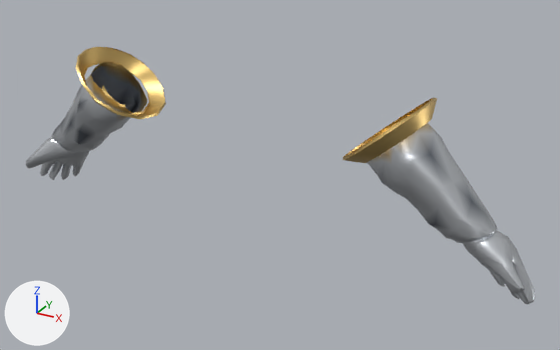
Renders of the glTF model assets_src/armor/aydor_1/heavy_b_hands.glb from each side of a commit.
One viewpoint serves both versions: a 50 mm lens placed at (0.811, -1.266, 1.652), pointed at (0.072, 0.079, 0.98). The axes (+X, +Y, +Z) are drawn at lower left. The lights are the same throughout. The older version comes first. Vertices at exactly the same position are counted once.

The scene before the commit, as lines of its bpy script (objects in view):
```python
me_heavy_b_hands = bpy.data.meshes.new('heavy_b_hands')
me_heavy_b_hands.from_pydata(...)  # 848 vertices, 1555 faces; spans x -0.634..0.629, y -0.057..0.164, z 0.815..1.207
me_heavy_b_hands.materials.append(mat_metal)
ob_heavy_b_hands = bpy.data.objects.new('heavy_b_hands', me_heavy_b_hands)
ob_heavy_b_hands.location = (0.0, 0.0, 0.0)
```
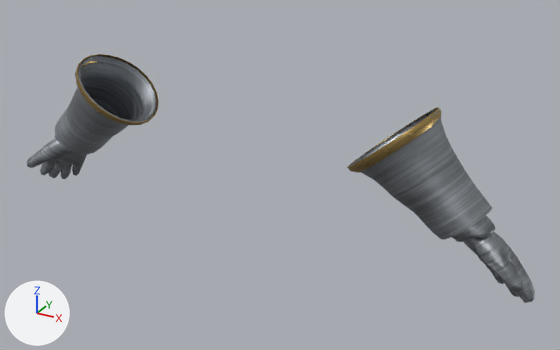
The change, as a diff of the scene's bpy script:
```diff
--- a/assets_src/armor/aydor_1/heavy_b_hands.glb.py
+++ b/assets_src/armor/aydor_1/heavy_b_hands.glb.py
@@ img_steel_n_png @@
+img_steel_n_png = load_image('steel_n.png', '../textures/steel_n.png', 256, 256, 'Non-Color')
@@ img_steel_c_png @@
+img_steel_c_png = load_image('steel_c.png', '../textures/steel_c.png', 256, 256, 'sRGB')
@@ img_steel_orm_png @@
+img_steel_orm_png = load_image('steel_orm.png', '../textures/steel_orm.png', 256, 256, 'Non-Color')
@@ img_trim_orm_png @@
+img_trim_orm_png = load_image('trim_orm.png', '../textures/trim_orm.png', 128, 64, 'Non-Color')
@@ img_trim_n_png @@
+img_trim_n_png = load_image('trim_n.png', '../textures/trim_n.png', 128, 64, 'Non-Color')
@@ img_trim_c_png @@
+img_trim_c_png = load_image('trim_c.png', '../textures/trim_c.png', 128, 64, 'sRGB')
@@ mat_steel @@
+mat_steel = bpy.data.materials.new('steel')
+# uses the picture img_steel_c_png
+# uses the picture img_steel_n_png
+# uses the picture img_steel_orm_png
@@ mat_trim @@
+mat_trim = bpy.data.materials.new('trim')
+# uses the picture img_trim_c_png
+# uses the picture img_trim_n_png
+# uses the picture img_trim_orm_png
@@ me_heavy_b_hands @@
 # used by ob_heavy_b_hands; location = (0.0, 0.0, 0.0)
-me_heavy_b_hands.from_pydata(...)  # 848 vertices, 1555 faces; spans x -0.634..0.629, y -0.057..0.164, z 0.815..1.207
-me_heavy_b_hands.materials.append(mat_metal)
+me_heavy_b_hands.from_pydata(...)  # 1449 vertices, 2648 faces; spans x -0.63..0.629, y -0.049..0.157, z 0.819..1.19
+# me_heavy_b_hands part 1: the loose piece of 344 vertices spanning x -0.634..-0.275, y -0.023..0.13, z 0.815..1.173 is rebuilt with 288 vertices and now spans x -0.529..-0.257, y -0.046..0.154, z 0.937..1.186, in mat_steel
+# me_heavy_b_hands part 2: the loose piece of 344 vertices spanning x 0.274..0.629, y -0.021..0.132, z 0.82..1.173 is rebuilt with 288 vertices and now spans x 0.258..0.53, y -0.046..0.154, z 0.938..1.188, in mat_steel
+# me_heavy_b_hands part 3: the loose piece of 80 vertices spanning x -0.405..-0.239, y -0.057..0.163, z 1.065..1.207 is rebuilt with 120 vertices and now spans x -0.416..-0.252, y -0.049..0.157, z 1.049..1.188, in mat_trim
+# me_heavy_b_hands part 4: the loose piece of 80 vertices spanning x 0.241..0.404, y -0.056..0.164, z 1.066..1.206 is rebuilt with 120 vertices and now spans x 0.253..0.418, y -0.049..0.157, z 1.049..1.19, in mat_trim
+# me_heavy_b_hands part 5: a new loose piece of 318 vertices spanning x -0.63..-0.437, y -0.005..0.12, z 0.819..1.018, in mat_steel
+# me_heavy_b_hands part 6: a new loose piece of 315 vertices spanning x 0.437..0.629, y -0.003..0.118, z 0.822..1.019, in mat_steel
+me_heavy_b_hands.materials.append(mat_steel)
+me_heavy_b_hands.materials.append(mat_trim)
```

Where the change shows, as pixel boxes [x1, y1, x2, y2] in the pictures (560 x 350 px):
'heavy_b_hands', reshaped
    before: [26, 47, 535, 304]
    after: [26, 54, 535, 303]
part 1 of me_heavy_b_hands, rebuilt (16% narrower, 16% shorter)
    before: [26, 62, 147, 180]
    after: [55, 55, 157, 154]
part 2 of me_heavy_b_hands, rebuilt (15% narrower, 27% shorter)
    before: [367, 123, 535, 304]
    after: [350, 109, 492, 240]
part 3 of me_heavy_b_hands, rebuilt (7% narrower)
    before: [76, 47, 166, 119]
    after: [75, 54, 159, 125]
part 4 of me_heavy_b_hands, rebuilt
    before: [343, 98, 437, 163]
    after: [347, 107, 442, 173]
part 5 of me_heavy_b_hands, added
    after: [26, 135, 87, 179]
part 6 of me_heavy_b_hands, added
    after: [452, 216, 535, 303]
